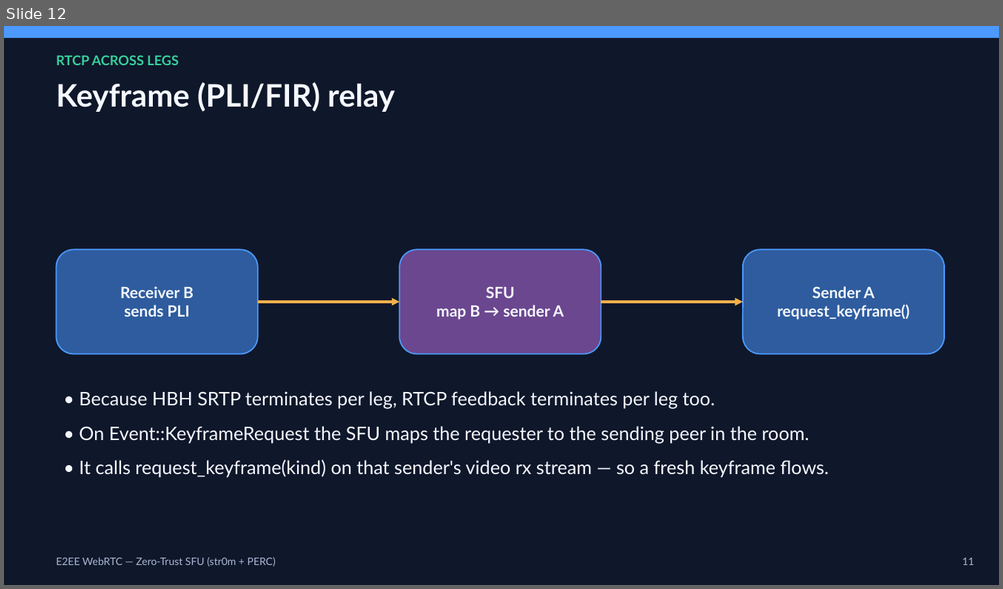
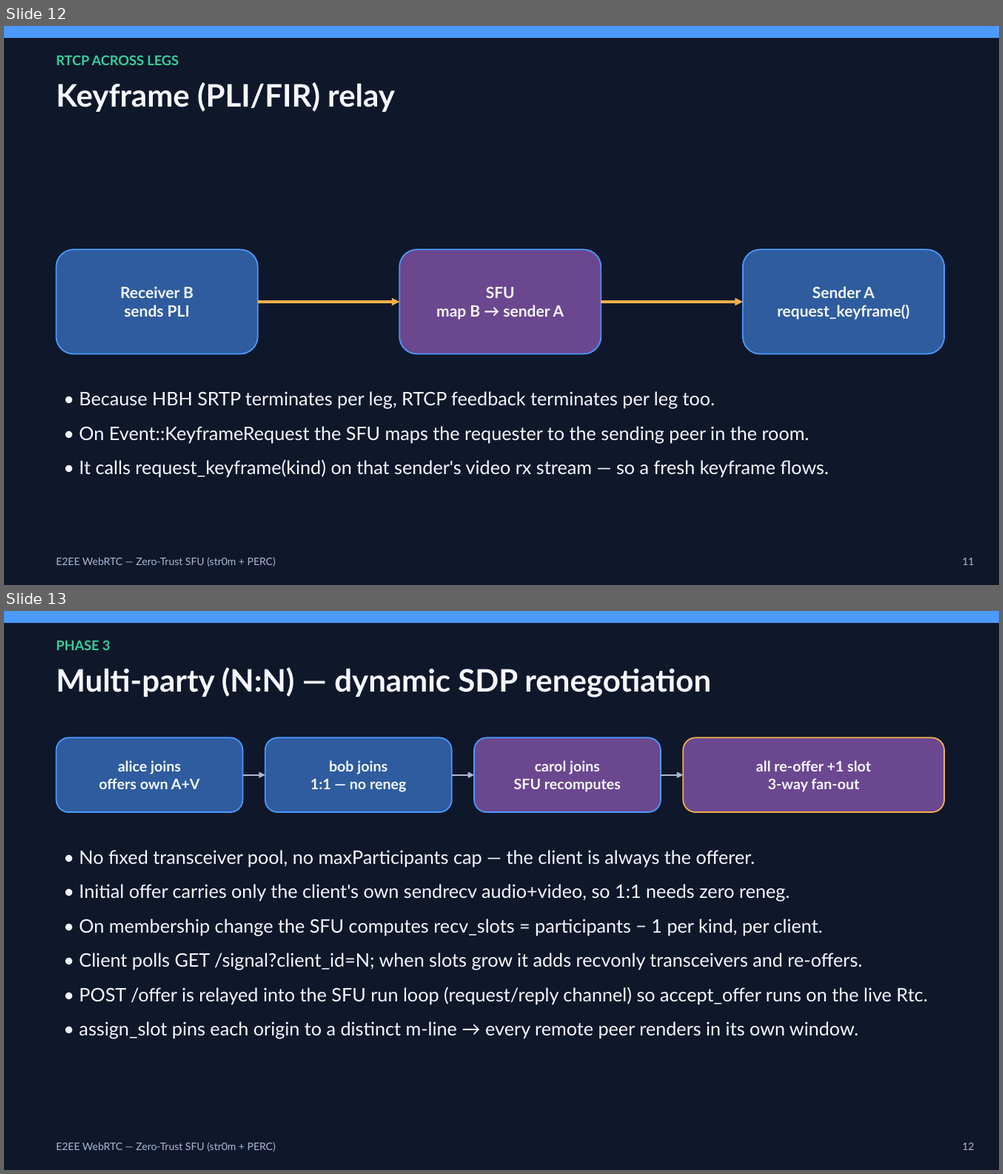
Before and after one commit to mosamorosev/str0m-e2ee, a slide deck: docs/E2EE-Architecture.pptx. Shown one above the other, each under a label of ours: slide 12 before the commit, slides 12 and 13 after it. The pictures are 1003x589 and 1003x1174 pixels, drawn with LibreOffice and Linux fonts; fonts in the diff are those of the drawing. Boxes give left, top, right and bottom in pixels: in the first picture for what was removed or moved away, otherwise in the second. Text is boxed around its words. In the diff, an @@ line names an element or a change of style, - is before the commit and + after.

Commit message:
Phase 3: dynamic N:N conferencing via SDP renegotiation
Drop the fixed E2EE_MAX_PEERS recvonly pool in favour of on-demand
renegotiation driven by the SFU's /signal endpoint.

- client.js: track percClientId/percRecvSlots; poll GET /signal and, when
  the conference grows, add recvonly transceivers and re-offer with the
  SFU-assigned client_id. Reset signaling state in endCall.
- native: webrtc_add_recv_transceivers + NAPI addRecvTransceivers; remove
  the fixed recvonly pool; lazy per-peer render windows.
- run-all.ps1: -SyntheticVideo switch and per-component env; default
  alice/bob/carol three-client launch.
- config.json: mark conference.maxParticipants legacy/unused.
- docs: README, architecture (§12), plan updated for dynamic renegotiation;
  regenerated E2EE-Architecture.pptx (Phase 3 status, N:N slide, roadmap).
- bump str0m submodule pointer.

```diff
--- a/docs/E2EE-Architecture.pptx
+++ b/docs/E2EE-Architecture.pptx
@@ slide 13 added at bbox=[4, 611, 999, 1170], background #FFFFFF @@
@@ rectangle added at bbox=[4, 611, 999, 1170], fill #0F172A @@
@@ rectangle added at bbox=[4, 611, 999, 623], fill #4C9AFF @@
@@ text added at bbox=[56, 640, 111, 650], 13 pt, text #35D09B, bold @@
+PHASE 3
@@ text added at bbox=[56, 667, 711, 698], 30 pt, text #F5F8FF, bold @@
+Multi-party (N:N) — dynamic SDP renegotiation
@@ rounded rectangle added at bbox=[57, 738, 243, 812], fill #2E5C9E, outline #4C9AFF 1.25 pt, 14 pt, text #F5F8FF, bold @@
+alice joins
+offers own A+V
@@ rounded rectangle added at bbox=[265, 738, 452, 812], fill #2E5C9E, outline #4C9AFF 1.25 pt, 14 pt, text #F5F8FF, bold @@
+bob joins
+1:1 — no reneg
@@ rounded rectangle added at bbox=[474, 738, 660, 812], fill #6B478F, outline #4C9AFF 1.25 pt, 14 pt, text #F5F8FF, bold @@
+carol joins
+SFU recomputes
@@ rounded rectangle added at bbox=[683, 738, 944, 812], fill #6B478F, outline #F2B14C 1.25 pt, 14 pt, text #F5F8FF, bold @@
+all re-offer +1 slot
+3-way fan-out
@@ arrow added from (243, 775) to (265, 775), #A9B8D6 1.5 pt @@
@@ arrow added from (452, 775) to (474, 775), #A9B8D6 1.5 pt @@
@@ arrow added from (660, 775) to (683, 775), #A9B8D6 1.5 pt @@
@@ text added at bbox=[79, 850, 927, 1039], 18 pt, text #F5F8FF @@
+• No fixed transceiver pool, no maxParticipants cap — the client is always the offerer.
+• Initial offer carries only the client's own sendrecv audio+video, so 1:1 needs zero reneg.
+• On membership change the SFU computes recv_slots = participants − 1 per kind, per client.
+• Client polls GET /signal?client_id=N; when slots grow it adds recvonly transceivers and re-offers.
+• POST /offer is relayed into the SFU run loop (request/reply channel) so accept_offer runs on the live Rtc.
+• assign_slot pins each origin to a distinct m-line → every remote peer renders in its own window.
@@ text added at bbox=[56, 1142, 276, 1152], 10 pt, text #A9B8D6 @@
+E2EE WebRTC — Zero-Trust SFU (str0m + PERC)
@@ text added at bbox=[962, 1143, 973, 1150], 10 pt, text #A9B8D6 @@
+12
```
Also in this commit, not shown: 4 slides changed, 12 other files.
